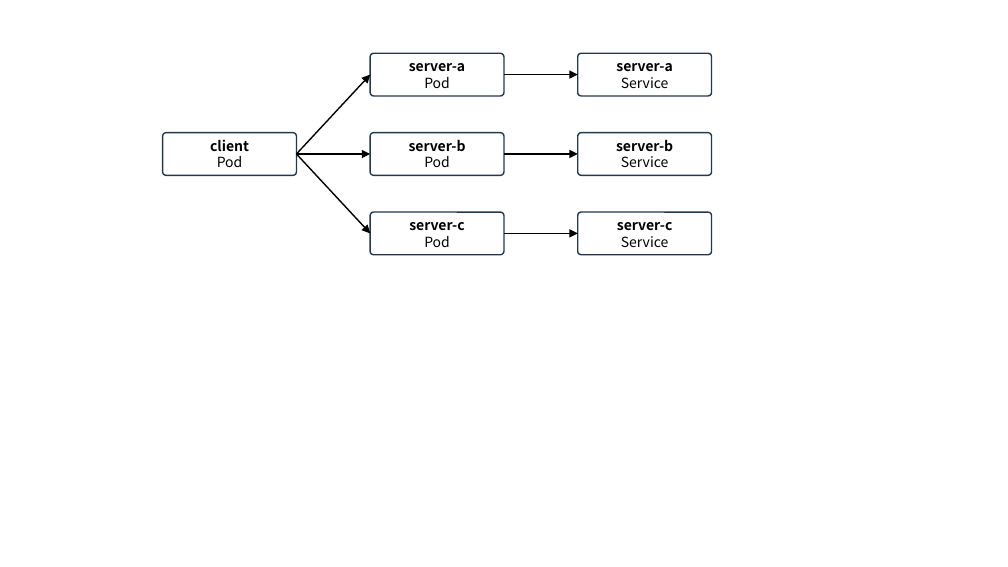
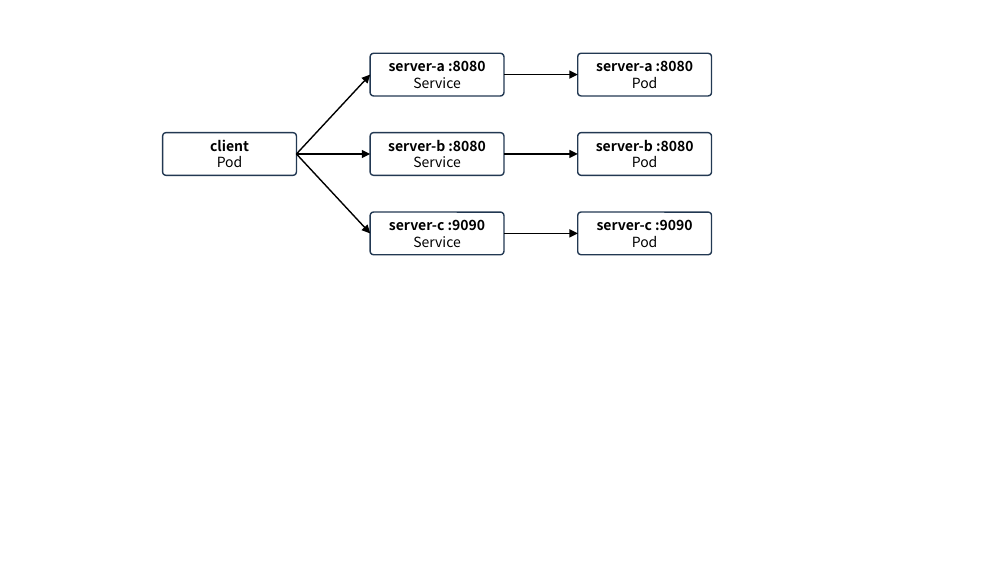
Before and after one commit to ssup2/blog-software, a slide deck: slide 1 of content/docs/theory-analysis/envoy-configuration-istio/images/images.pptx. Drawn at 1008x567 pixels with LibreOffice and Linux fonts; fonts in the diff are those of the drawing. Boxes give left, top, right and bottom in pixels: in the first picture for what was removed or moved away, otherwise in the second. Text is boxed around its words. In the diff, an @@ line names an element or a change of style, - is before the commit and + after.

```diff
--- a/content/docs/theory-analysis/envoy-configuration-istio/images/images.pptx
+++ b/content/docs/theory-analysis/envoy-configuration-istio/images/images.pptx
@@ text in rounded rectangle at box(389, 60, 486, 88): text changed @@
-server-a
-Pod
+server-a :8080
+Service
@@ text in rounded rectangle at box(596, 60, 694, 88): text changed @@
-server-a
-Service
+server-a :8080
+Pod
@@ text in rounded rectangle at box(388, 139, 486, 167): text changed @@
-server-b
-Pod
+server-b :8080
+Service
@@ text in rounded rectangle at box(596, 139, 694, 167): text changed @@
-server-b
-Service
+server-b :8080
+Pod
@@ text in rounded rectangle at box(389, 219, 486, 247): text changed @@
-server-c
-Pod
+server-c :9090
+Service
@@ text in rounded rectangle at box(597, 219, 693, 247): text changed @@
-server-c
-Service
+server-c :9090
+Pod
```
Also in this commit, not shown: 1 other slide changed, 2 other files.
